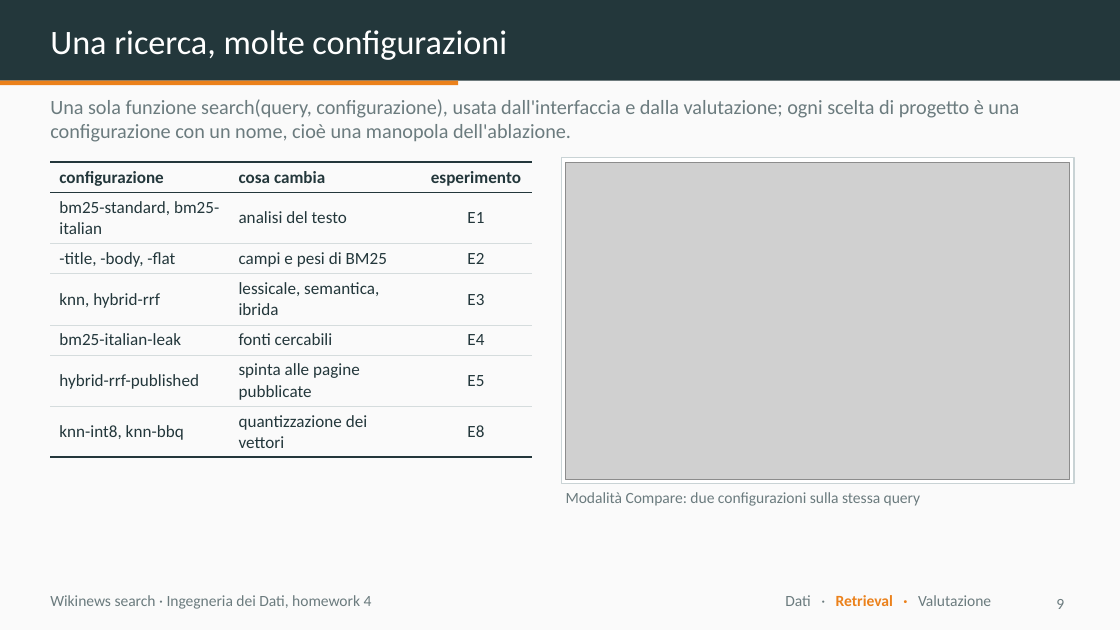
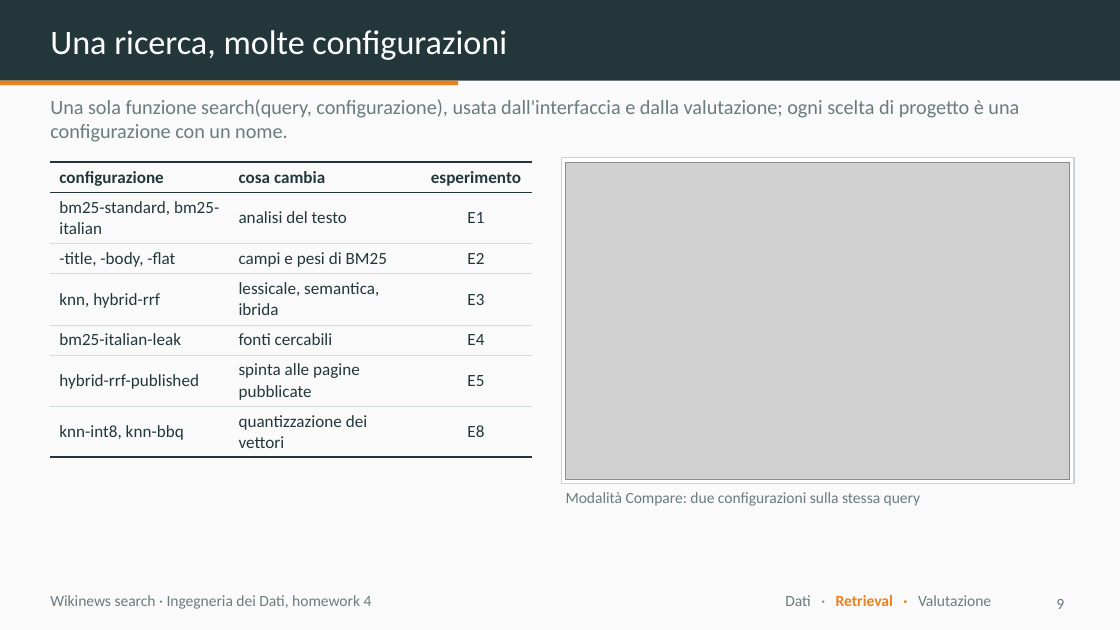
Before and after one commit to dnlsdn/wikinews-search, a slide deck: slide 9 of slides/wikinews-search.pptx. Drawn at 1120x630 pixels with LibreOffice and Linux fonts; fonts in the diff are those of the drawing; grey boxes stand for pictures. Boxes give left, top, right and bottom in pixels: in the first picture for what was removed or moved away, otherwise in the second. Text is boxed around its words. In the diff, an @@ line names an element or a change of style, - is before the commit and + after.

Commit message:
slides: deck regenerated with Fabio's last changes on slides 9, 12 and 13 (#20)

```diff
--- a/slides/wikinews-search.pptx
+++ b/slides/wikinews-search.pptx
@@ text at box(50, 99, 1019, 142): text changed @@
-Una sola funzione search(query, configurazione), usata dall'interfaccia e dalla valutazione; ogni scelta di progetto è una configurazione con un nome, cioè una manopola dell'ablazione.
+Una sola funzione search(query, configurazione), usata dall'interfaccia e dalla valutazione; ogni scelta di progetto è una configurazione con un nome.
```
Also in this commit, not shown: 2 other slides changed, 1 other file.
